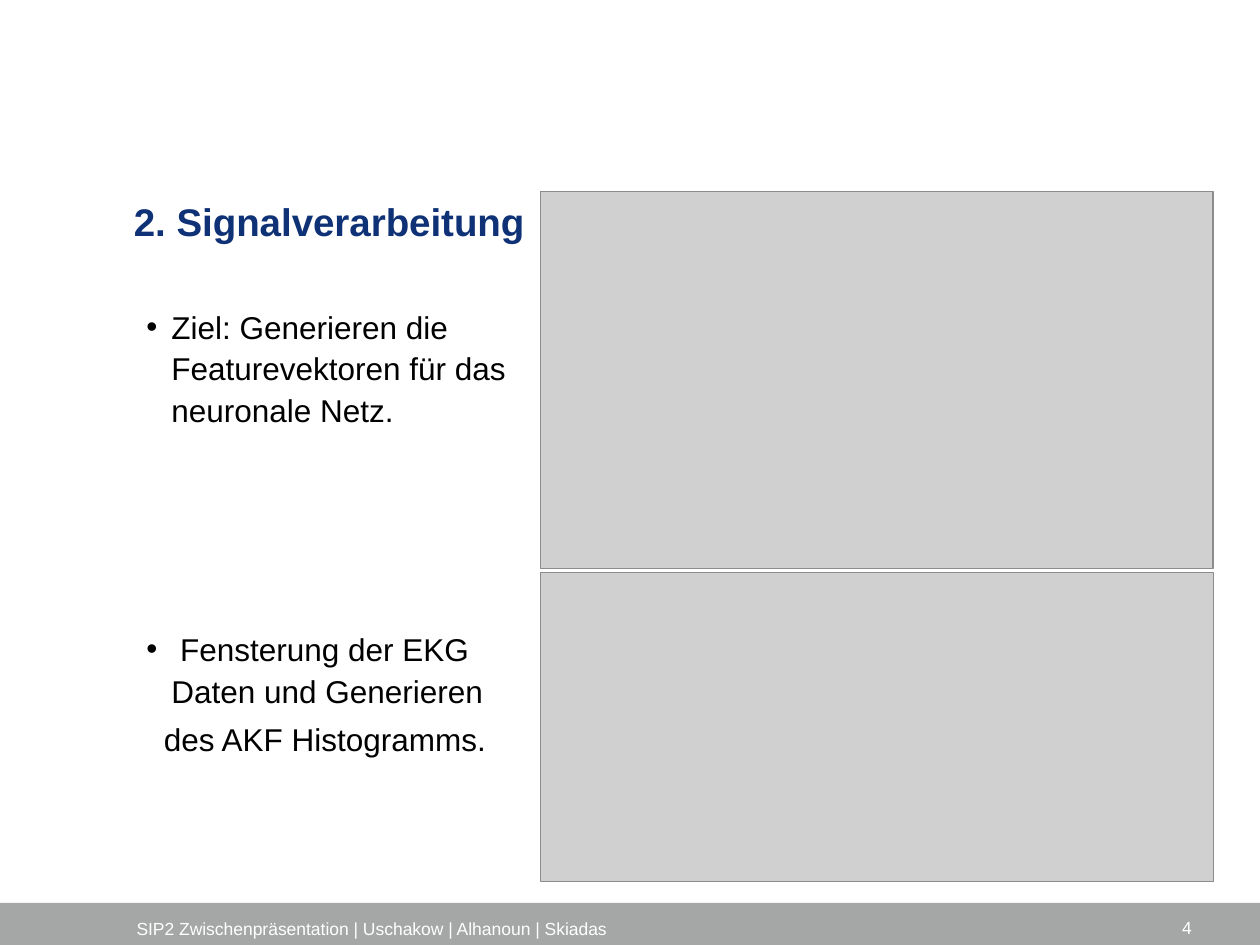
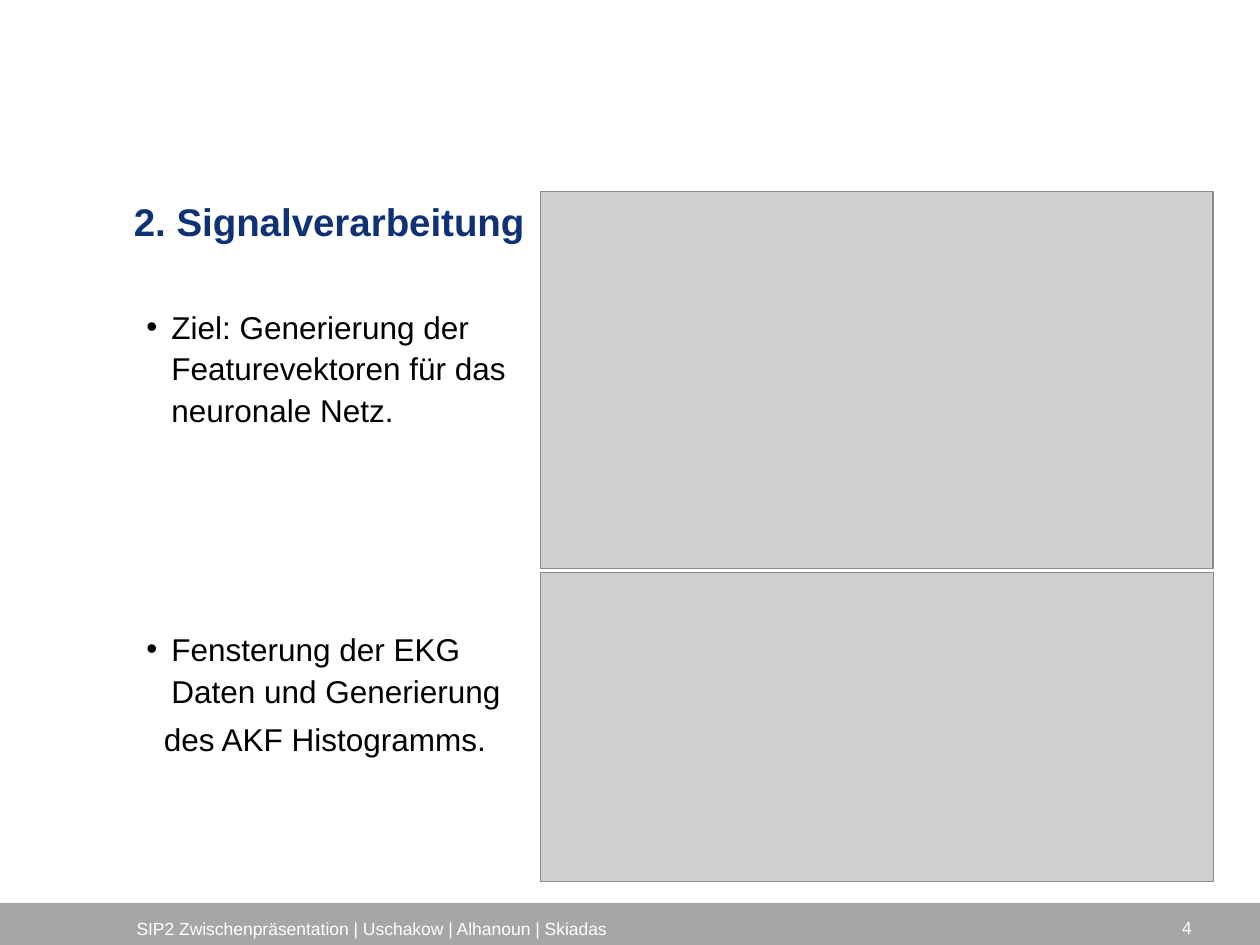
Before and after one commit to Edwardha92/SIP2, a slide deck: slide 4 of docs/final_documentation/Präsi_vonAlexgeändert.pptx. Drawn at 1260x945 pixels with LibreOffice and Linux fonts; fonts in the diff are those of the drawing; grey boxes stand for pictures; background and template pictures are left out. Boxes give left, top, right and bottom in pixels: in the first picture for what was removed or moved away, otherwise in the second. Text is boxed around its words. In the diff, an @@ line names an element or a change of style, - is before the commit and + after.

```diff
--- a/docs/final_documentation/Präsi_vonAlexgeändert.pptx
+++ b/docs/final_documentation/Präsi_vonAlexgeändert.pptx
@@ text at (171,316,506,709): text changed @@
-  • Ziel: Generieren die Featurevektoren für das neuronale Netz.
-  • Fensterung der EKG Daten und Generieren
+  • Ziel: Generierung der Featurevektoren für das neuronale Netz.
+  • Fensterung der EKG Daten und Generierung
```
Also in this commit, not shown: 6 other slides changed, 1 slide added, 1 other file.
